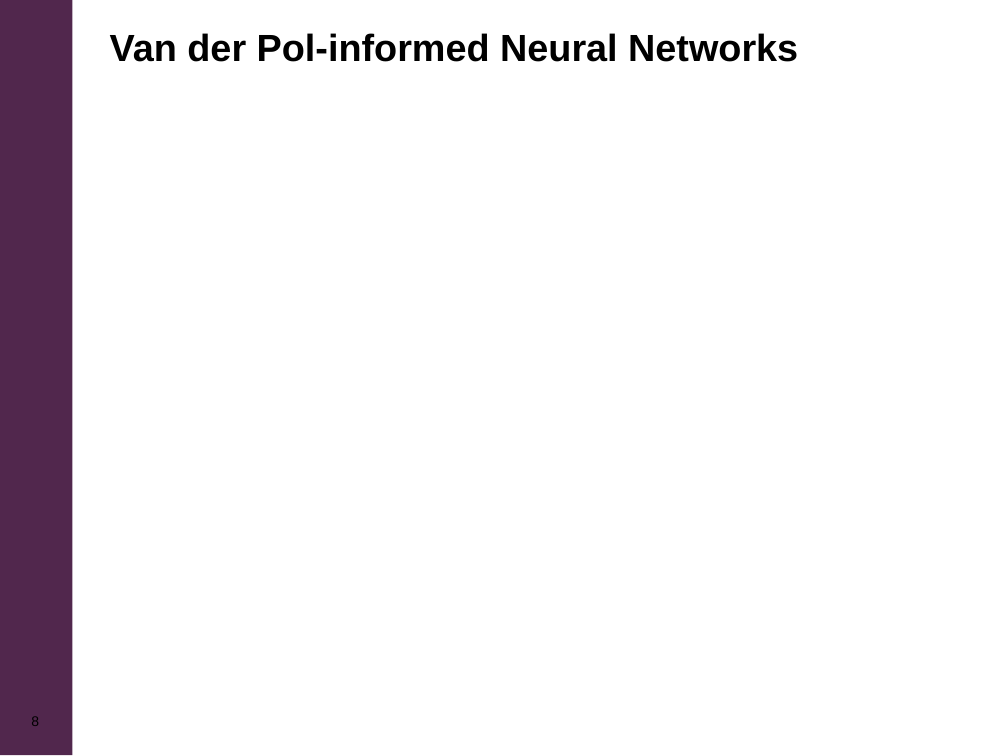
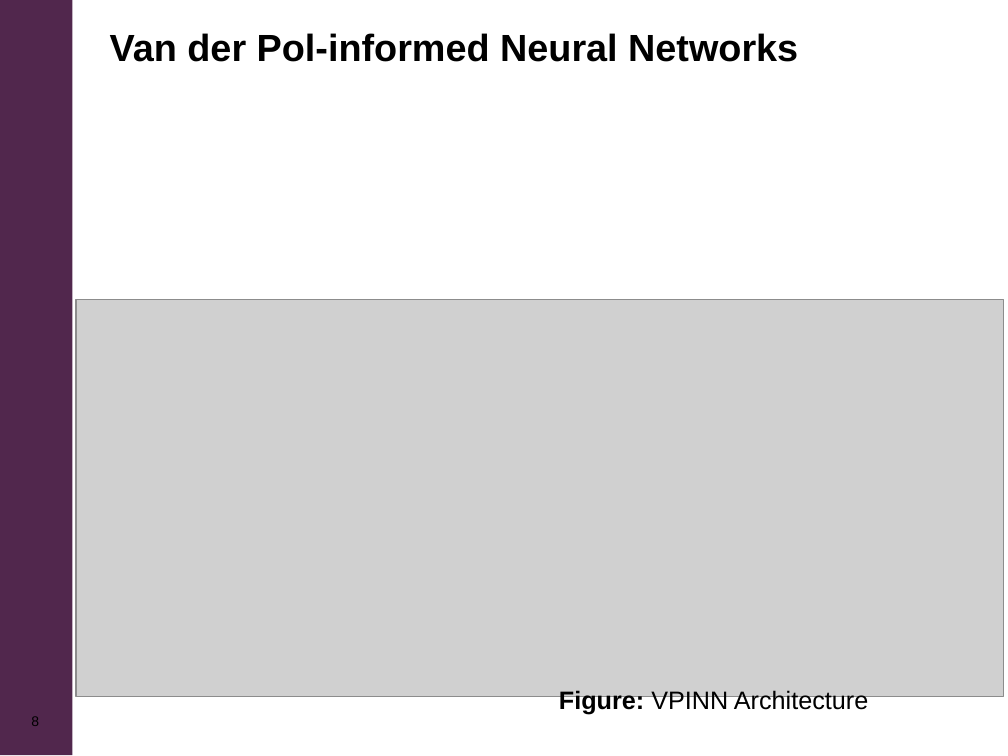
Before and after one commit to Anurag-Dutta/IET_Talk, a slide deck: slide 8 of ppt/ppt.ppt. Drawn at 1008x756 pixels with LibreOffice and Linux fonts; fonts in the diff are those of the drawing; grey boxes stand for pictures; background and template pictures are left out. Boxes give left, top, right and bottom in pixels: in the first picture for what was removed or moved away, otherwise in the second. Text is boxed around its words. In the diff, an @@ line names an element or a change of style, - is before the commit and + after.

```diff
--- a/ppt/ppt.ppt
+++ b/ppt/ppt.ppt
@@ picture added at (76,299,1003,698) @@
@@ text added at (559,690,868,715), 18 pt, text #000000 @@
+Figure: VPINN Architecture
```
Also in this commit, not shown: 4 slides added, 1 slide removed.
